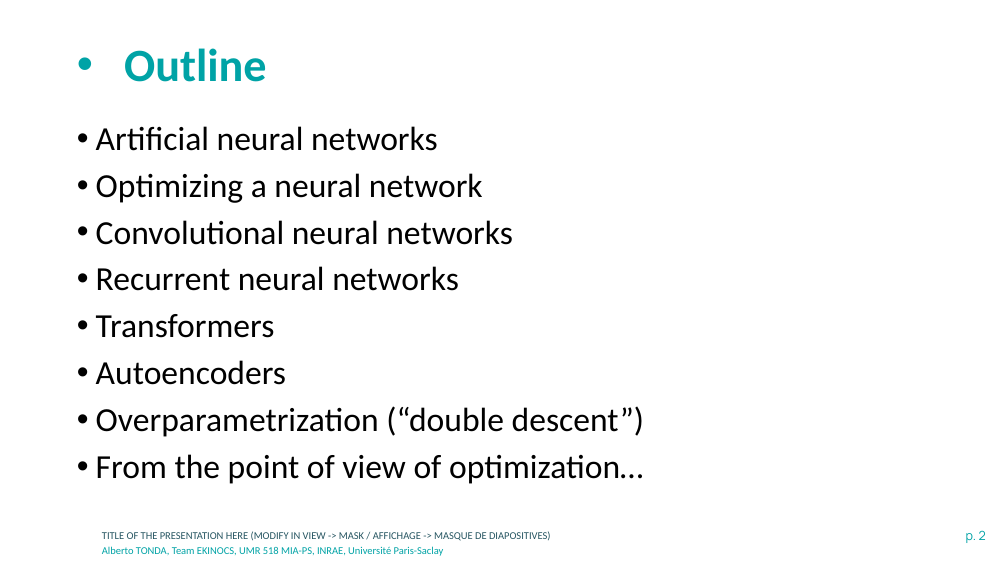
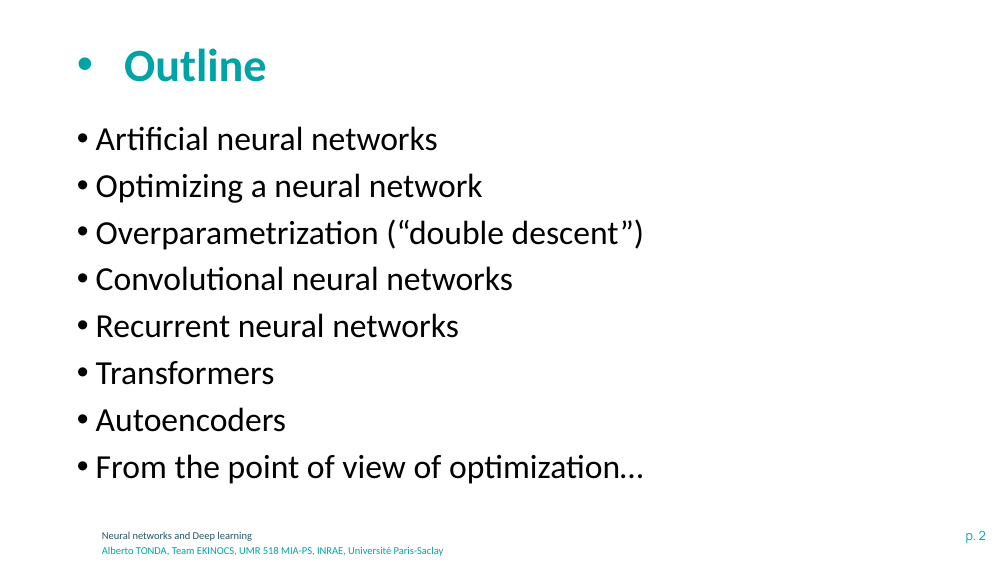
Before and after one commit to albertotonda/teaching, a slide deck: slide 2 of optimization-methods-for-artificial-intelligence/ml-neural-networks.pptx. Drawn at 1008x567 pixels with LibreOffice and Linux fonts; fonts in the diff are those of the drawing; background and template pictures are left out. Boxes give left, top, right and bottom in pixels: in the first picture for what was removed or moved away, otherwise in the second. Text is boxed around its words. In the diff, an @@ line names an element or a change of style, - is before the commit and + after.

```diff
--- a/optimization-methods-for-artificial-intelligence/ml-neural-networks.pptx
+++ b/optimization-methods-for-artificial-intelligence/ml-neural-networks.pptx
@@ text at (96,219,644,250): paragraph added @@
+• Overparametrization (“double descent”)
@@ text at (96,406,644,437): paragraph removed @@
-• Overparametrization (“double descent”)
@@ text at (102,531,252,541): text changed @@
-TITLE OF THE PRESENTATION HERE (MODIFY IN VIEW -> MASK / AFFICHAGE -> MASQUE DE DIAPOSITIVES)
+Neural networks and Deep learning
```
Also in this commit, not shown: 9 other slides changed, 13 slides added, 3 other files.
